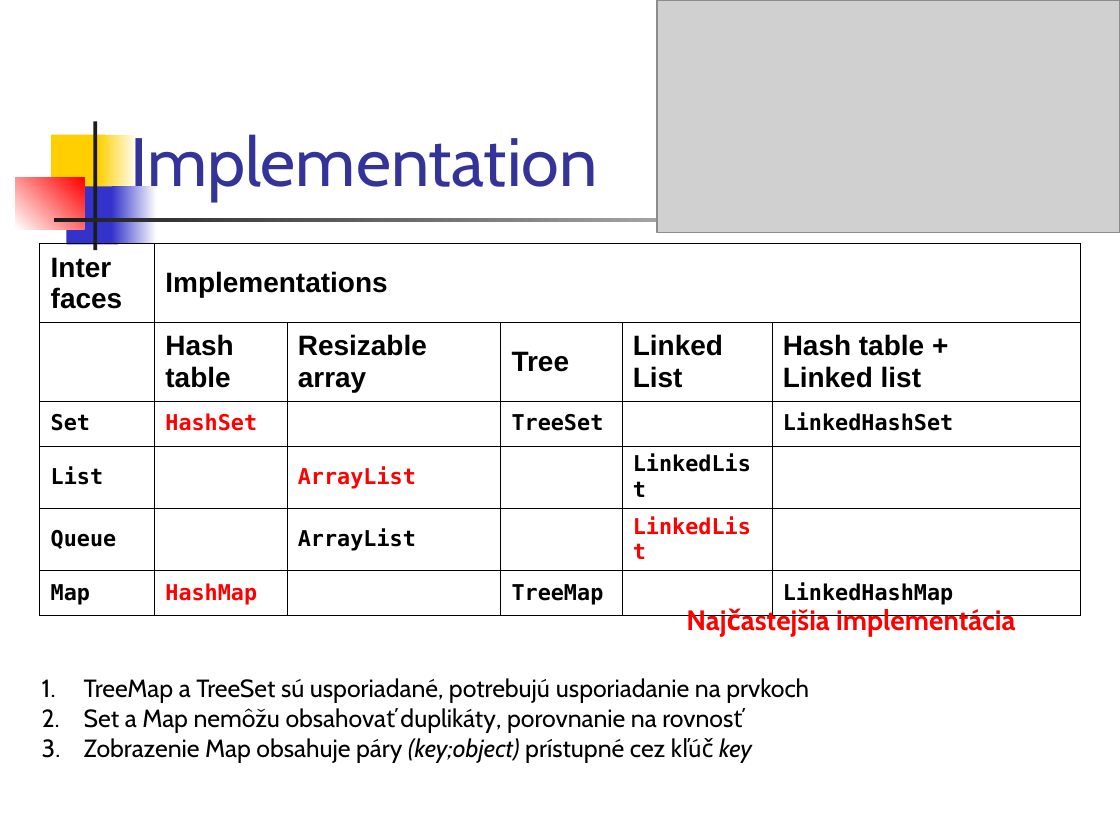
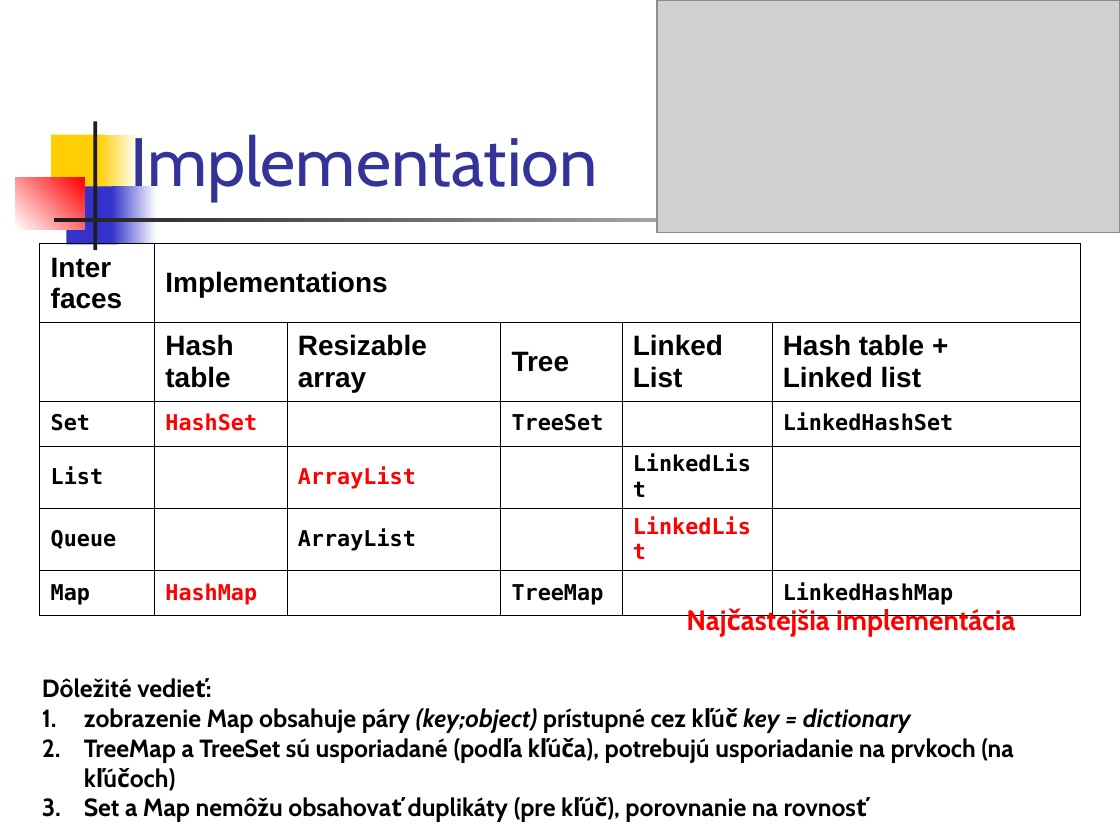
Before and after one commit to Programovanie4/Prednasky, a slide deck: slide 9 of 06/06_java.ppt. Drawn at 1120x840 pixels with LibreOffice and Linux fonts; fonts in the diff are those of the drawing; grey boxes stand for pictures. Boxes give left, top, right and bottom in pixels: in the first picture for what was removed or moved away, otherwise in the second. Text is boxed around its words. In the diff, an @@ line names an element or a change of style, - is before the commit and + after.

```diff
--- a/06/06_java.ppt
+++ b/06/06_java.ppt
@@ text at bbox=[42, 678, 1013, 822]: text changed; bold on @@
-1. TreeMap a TreeSet sú usporiadané, potrebujú usporiadanie na prvkoch
-2. Set a Map nemôžu obsahovať duplikáty, porovnanie na rovnosť
-3. Zobrazenie Map obsahuje páry (key;object) prístupné cez kľúč key
+Dôležité vedieť:
+1. zobrazenie Map obsahuje páry (key;object) prístupné cez kľúč key = dictionary
+2. TreeMap a TreeSet sú usporiadané (podľa kľúča), potrebujú usporiadanie na prvkoch (na kľúčoch)
+3. Set a Map nemôžu obsahovať duplikáty (pre kľúč), porovnanie na rovnosť
```
Also in this commit, not shown: 9 other slides changed, 6 slides added, 6 slides removed, 3 other files.
